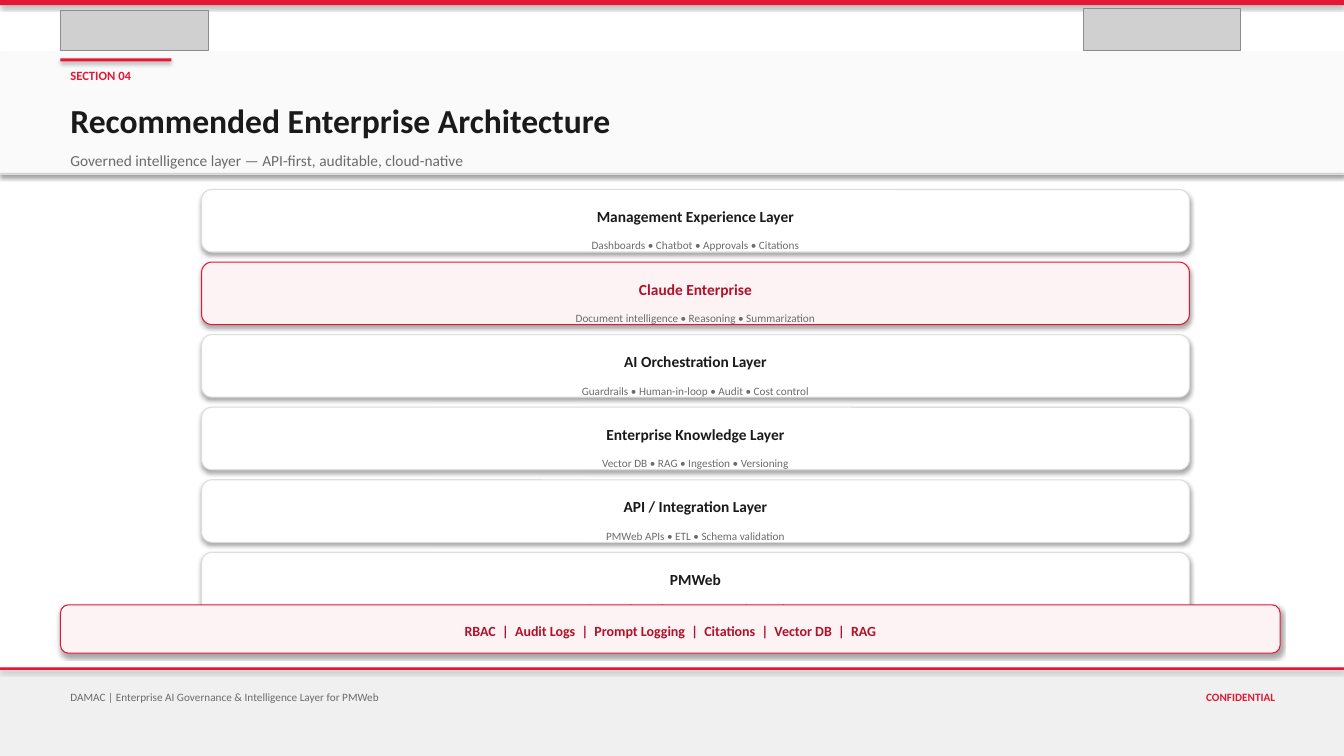
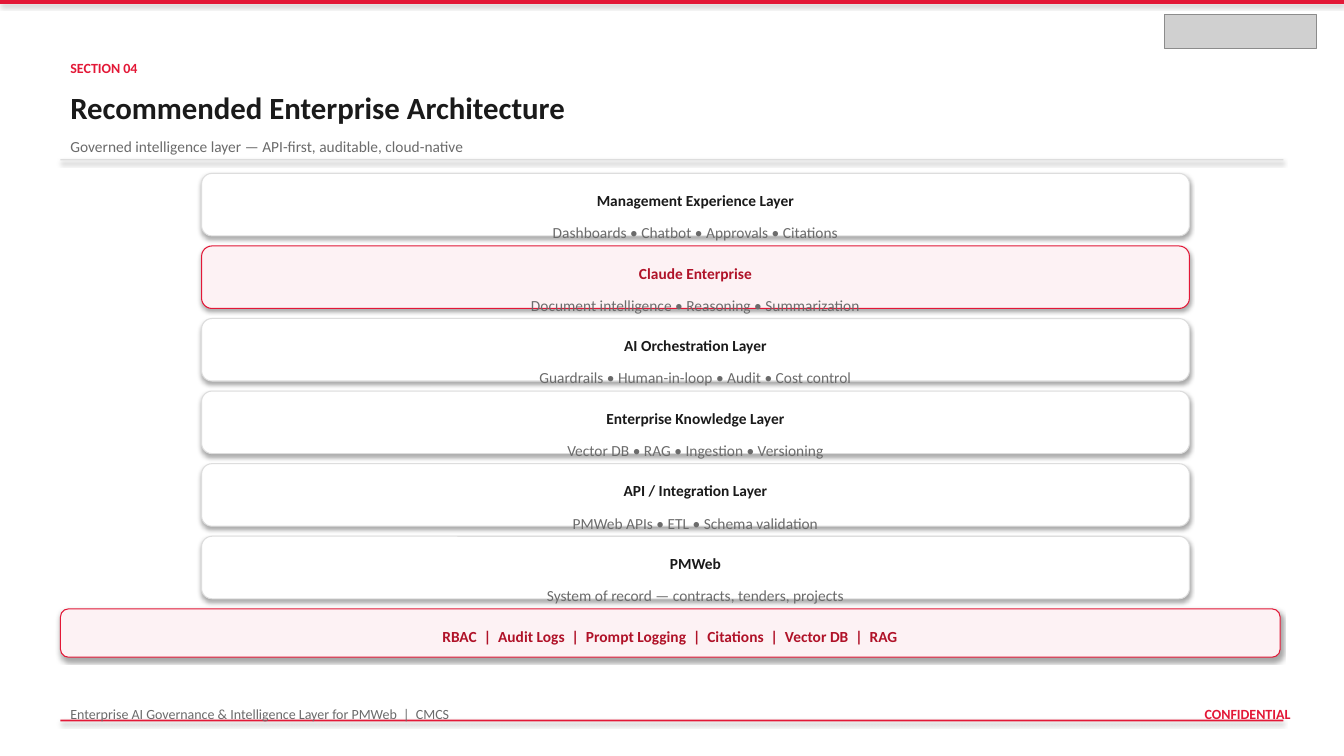
Before and after one commit to vishnushankar9024/procurehubibi, a slide deck: slide 16 of output/DAMAC_PMWeb_AI_Governance_Intelligence_Layer.pptx. Drawn at 1344x756 pixels with LibreOffice and Linux fonts; fonts in the diff are those of the drawing; grey boxes stand for pictures. Boxes give left, top, right and bottom in pixels: in the first picture for what was removed or moved away, otherwise in the second. Text is boxed around its words. In the diff, an @@ line names an element or a change of style, - is before the commit and + after.

```diff
--- a/output/DAMAC_PMWeb_AI_Governance_Intelligence_Layer.pptx
+++ b/output/DAMAC_PMWeb_AI_Governance_Intelligence_Layer.pptx
@@ picture removed at (60, 10, 209, 50) @@
@@ picture removed at (1084, 8, 1241, 50) @@
@@ picture added at (1165, 14, 1317, 48) @@
@@ rectangle removed at (0, 52, 1344, 173) @@
@@ text "SECTION 04": place and size @@
-text "SECTION 04" at (70, 71, 131, 80)
+text "SECTION 04" at (70, 64, 137, 73)
@@ text "SECTION 04" at (70, 64, 137, 73): size 9 to 10 pt @@
@@ rectangle removed at (60, 58, 171, 62) @@
@@ text "Recommended Enterprise Architecture": place and size @@
-text "Recommended Enterprise Architecture" at (70, 109, 610, 139)
+text "Recommended Enterprise Architecture" at (70, 97, 565, 124)
@@ text "Recommended Enterprise Architecture" at (70, 97, 565, 124): size 24 to 22 pt @@
@@ rectangle: place and size @@
-rectangle at (0, 173, 1344, 174)
+rectangle at (60, 159, 1284, 160)
@@ rounded rectangle: place and size @@
-rounded rectangle at (202, 553, 1190, 615)
+rounded rectangle at (202, 173, 1190, 236)
@@ text "▼": place and size @@
-text "▼" at (684, 542, 714, 563)
+text "▼" at (684, 236, 714, 256)
@@ rounded rectangle at (202, 246, 1190, 309): fill #FFFFFF to #FDF2F4; outline #DDDDDD 0.75 pt to #E31837 0.75 pt @@
@@ 5 rounded rectangles, 4 texts: place and size @@
-5 rounded rectangles, 4 texts at (202, 190, 1190, 542)
+5 rounded rectangles, 4 texts at (202, 246, 1190, 599)
@@ rounded rectangle at (202, 319, 1190, 381): fill #FDF2F4 to #FFFFFF; outline #E31837 0.75 pt to #DDDDDD 0.75 pt @@
@@ 13 texts: place and size @@
-13 texts at (70, 155, 814, 606)
+13 texts at (70, 141, 859, 604)
@@ size 8 to 11 pt in 6 elements at (553, 227, 838, 241), (531, 300, 859, 314), (539, 372, 851, 386), (567, 445, 824, 459), (573, 518, 817, 529), (547, 590, 843, 604) @@
@@ rounded rectangle: place and size @@
-rounded rectangle at (60, 605, 1280, 653)
+rounded rectangle at (60, 609, 1280, 657)
@@ text "RBAC | Audit Logs | ..." at (442, 631, 898, 645): size 10 to 11 pt @@
@@ rectangle removed at (0, 667, 1344, 756) @@
@@ text at (70, 709, 449, 722): text changed; size 8 to 10 pt @@
-DAMAC | Enterprise AI Governance & Intelligence Layer for PMWeb
+Enterprise AI Governance & Intelligence Layer for PMWeb | CMCS
@@ text "CONFIDENTIAL": place and size @@
-text "CONFIDENTIAL" at (1206, 693, 1275, 701)
+text "CONFIDENTIAL" at (1205, 710, 1291, 722)
@@ text "CONFIDENTIAL" at (1205, 710, 1291, 722): size 8 to 10 pt @@
@@ rectangle: place and size @@
-rectangle at (0, 667, 1344, 670)
+rectangle at (60, 720, 1284, 722)
```
Also in this commit, not shown: 35 other slides changed, 3 other files.
